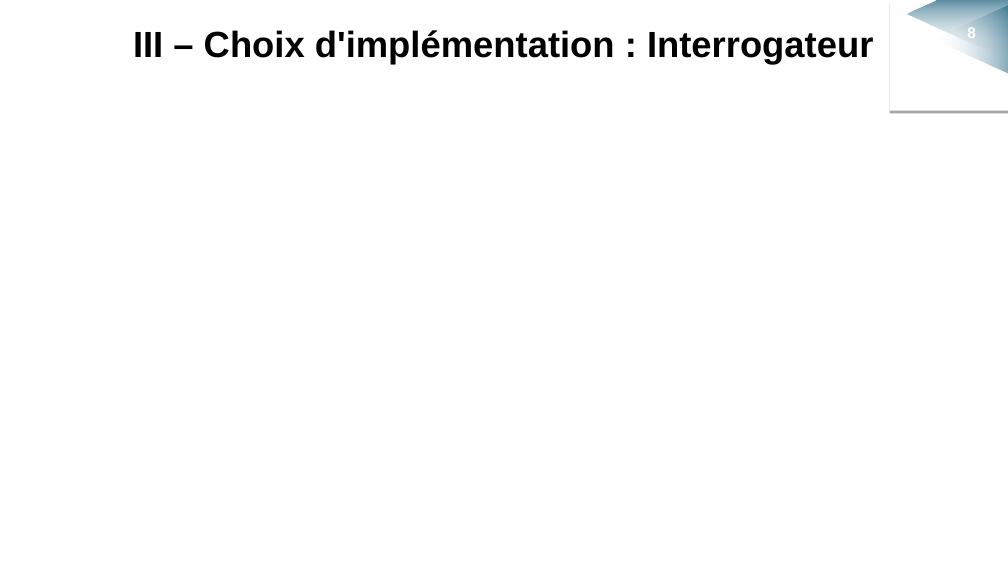
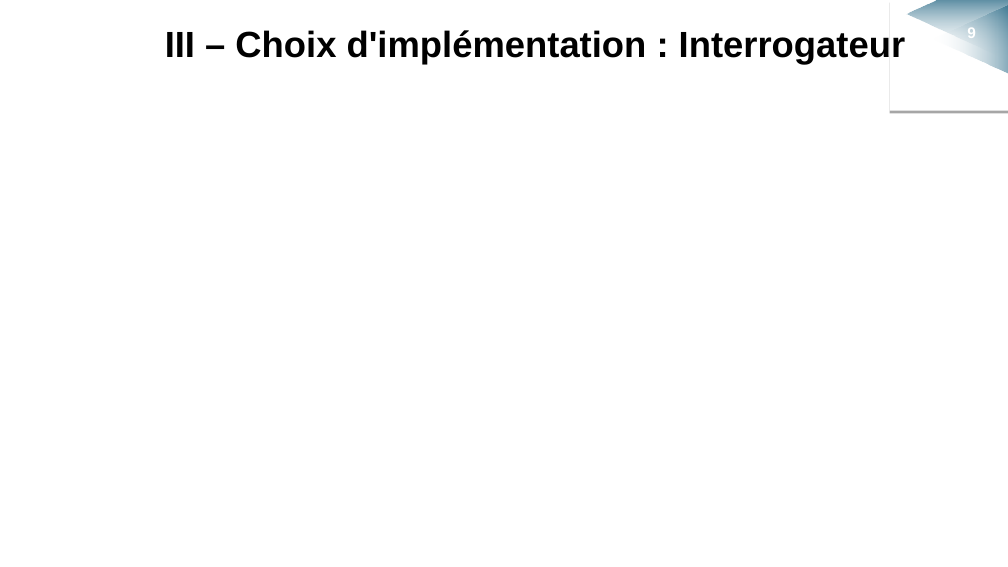
Before and after one commit to sizo0/BDAProject, a slide deck: slide 9 of Documents/Presentation/BDA_presentation.odp (slide 8 before the commit). Drawn at 1008x567 pixels with LibreOffice and Linux fonts; fonts in the diff are those of the drawing; background and template pictures are left out. Boxes give left, top, right and bottom in pixels: in the first picture for what was removed or moved away, otherwise in the second. Text is boxed around its words. In the diff, an @@ line names an element or a change of style, - is before the commit and + after.

Commit message:
odt choix d'implementation SGBD

```diff
--- a/Documents/Presentation/BDA_presentation.odp
+++ b/Documents/Presentation/BDA_presentation.odp
@@ text "III – Choix d'implémentation : ...": place and size @@
-text "III – Choix d'implémentation : ..." at box(133, 30, 873, 64)
+text "III – Choix d'implémentation : ..." at box(165, 30, 905, 64)
```
Also in this commit, not shown: 2 other slides changed, 1 slide added, 1 other file.
